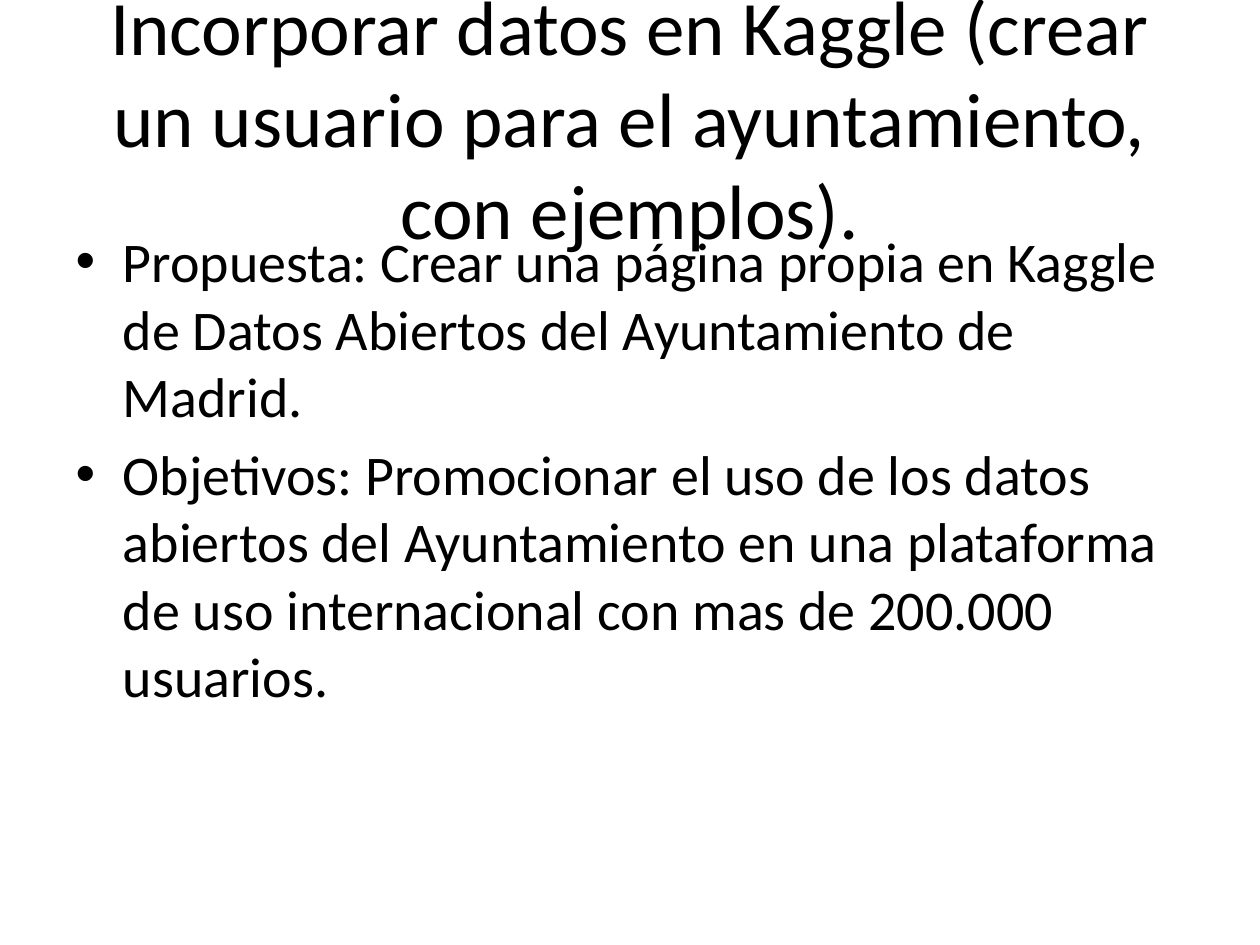
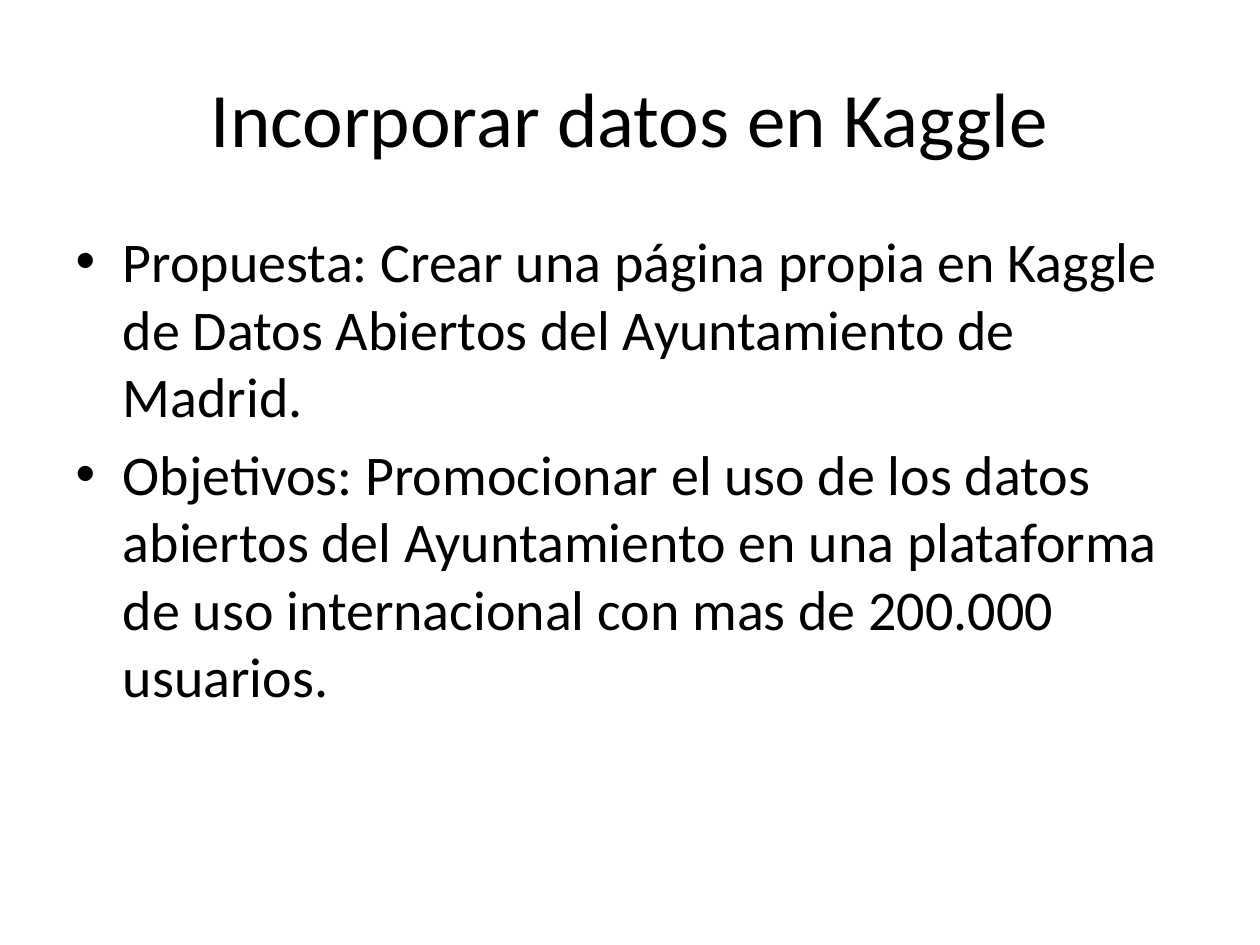
Before and after one commit to santiagomota/datos-madrid-presentacion, a slide deck: slide 9 of docs/index.pptx. Drawn at 1260x945 pixels with LibreOffice and Linux fonts; fonts in the diff are those of the drawing. Boxes give left, top, right and bottom in pixels: in the first picture for what was removed or moved away, otherwise in the second. Text is boxed around its words. In the diff, an @@ line names an element or a change of style, - is before the commit and + after.

```diff
--- a/docs/index.pptx
+++ b/docs/index.pptx
@@ title at (211,93,1048,161): text changed @@
-Incorporar datos en Kaggle (crear un usuario para el ayuntamiento, con ejemplos).
+Incorporar datos en Kaggle
```
Also in this commit, not shown: 5 other slides changed, 2 other files.
